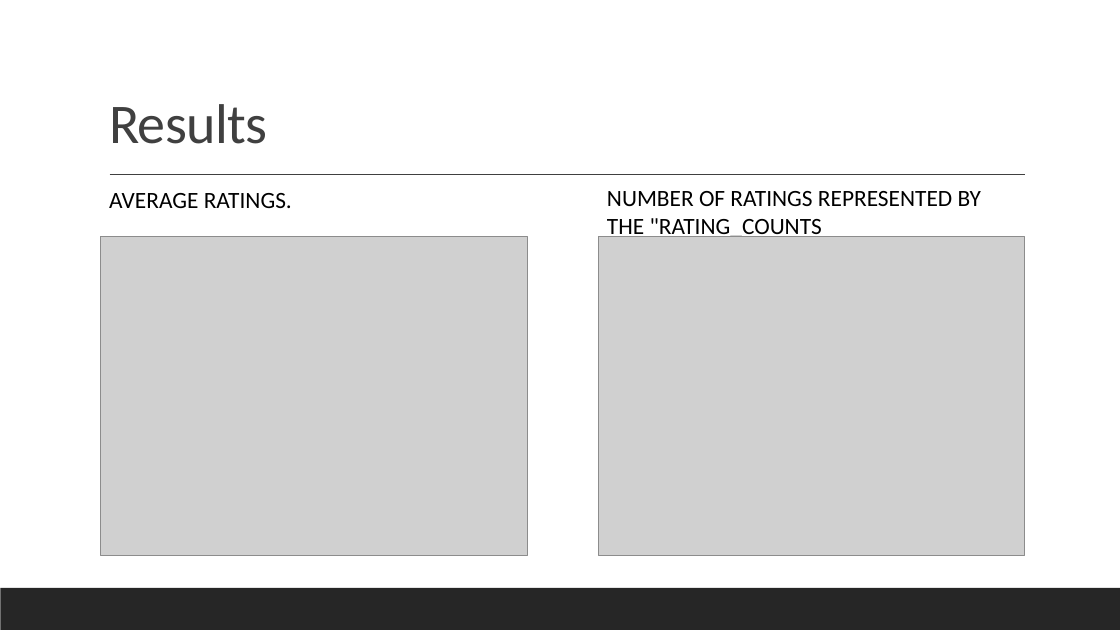
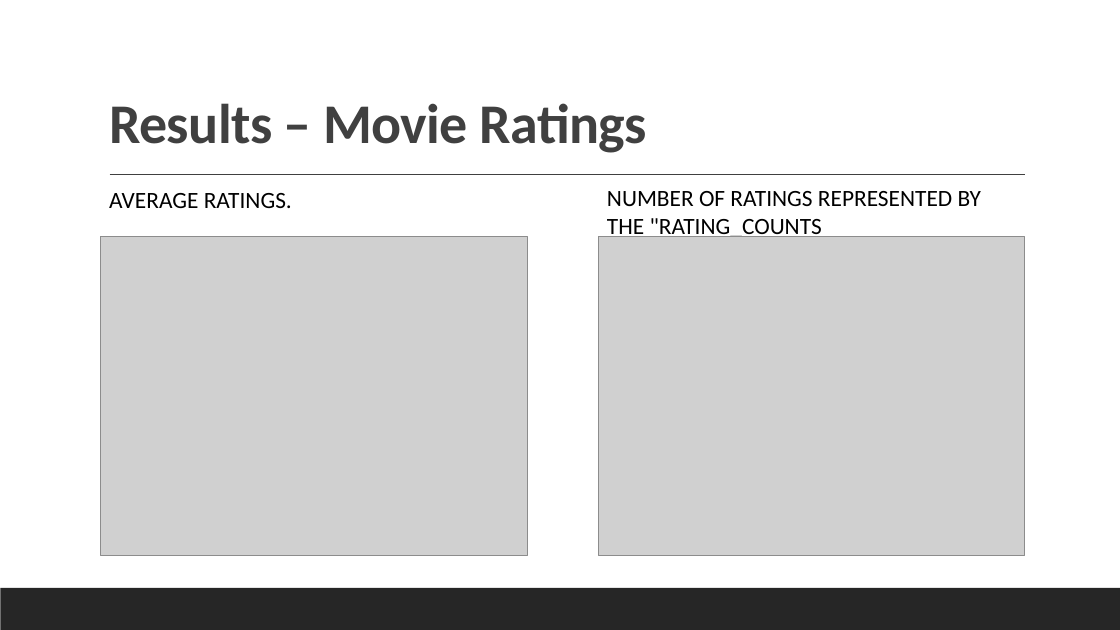
Before and after one commit to Data-Mining-Algorithms/Data-Mining-Algorithms, a slide deck: slide 9 of Data Mining presentation.pptx. Drawn at 1120x630 pixels with LibreOffice and Linux fonts; fonts in the diff are those of the drawing; grey boxes stand for pictures. Boxes give left, top, right and bottom in pixels: in the first picture for what was removed or moved away, otherwise in the second. Text is boxed around its words. In the diff, an @@ line names an element or a change of style, - is before the commit and + after.

```diff
--- a/Data Mining presentation.pptx
+++ b/Data Mining presentation.pptx
@@ title at [109, 103, 647, 153]: text changed; bold on @@
-Results
+Results – Movie Ratings
```
Also in this commit, not shown: 8 other slides changed, 1 other file.
